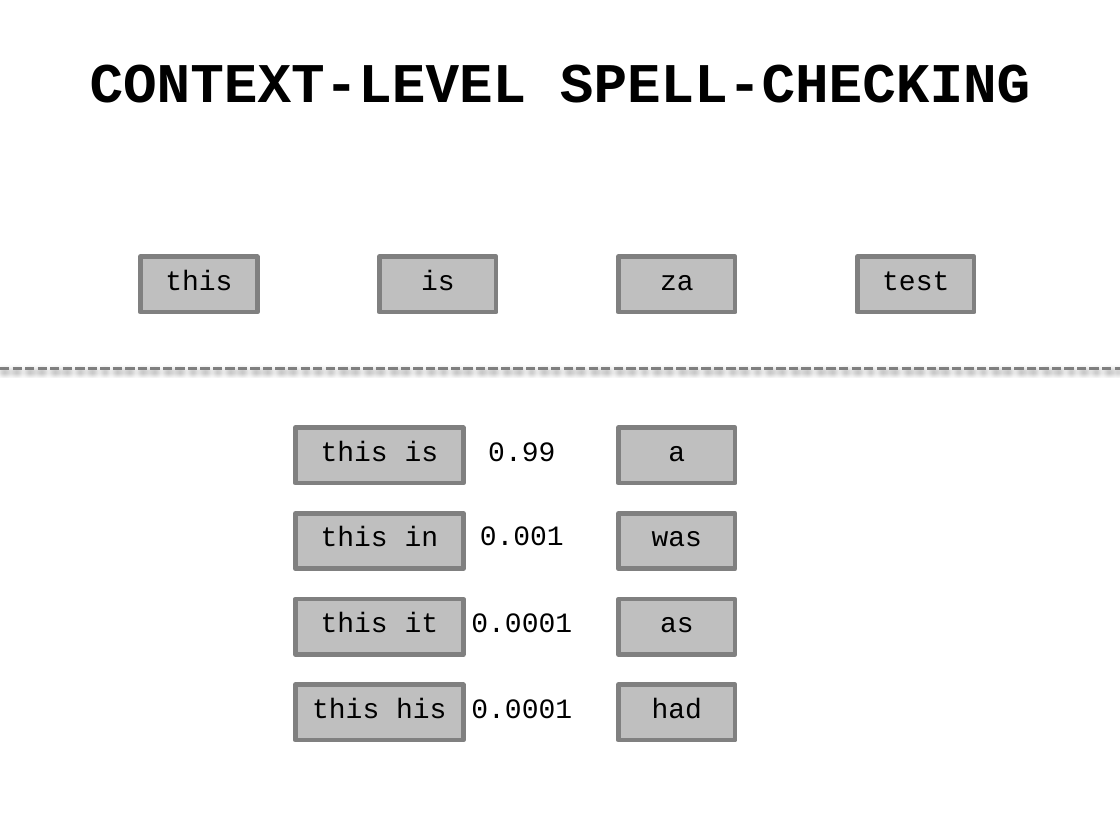
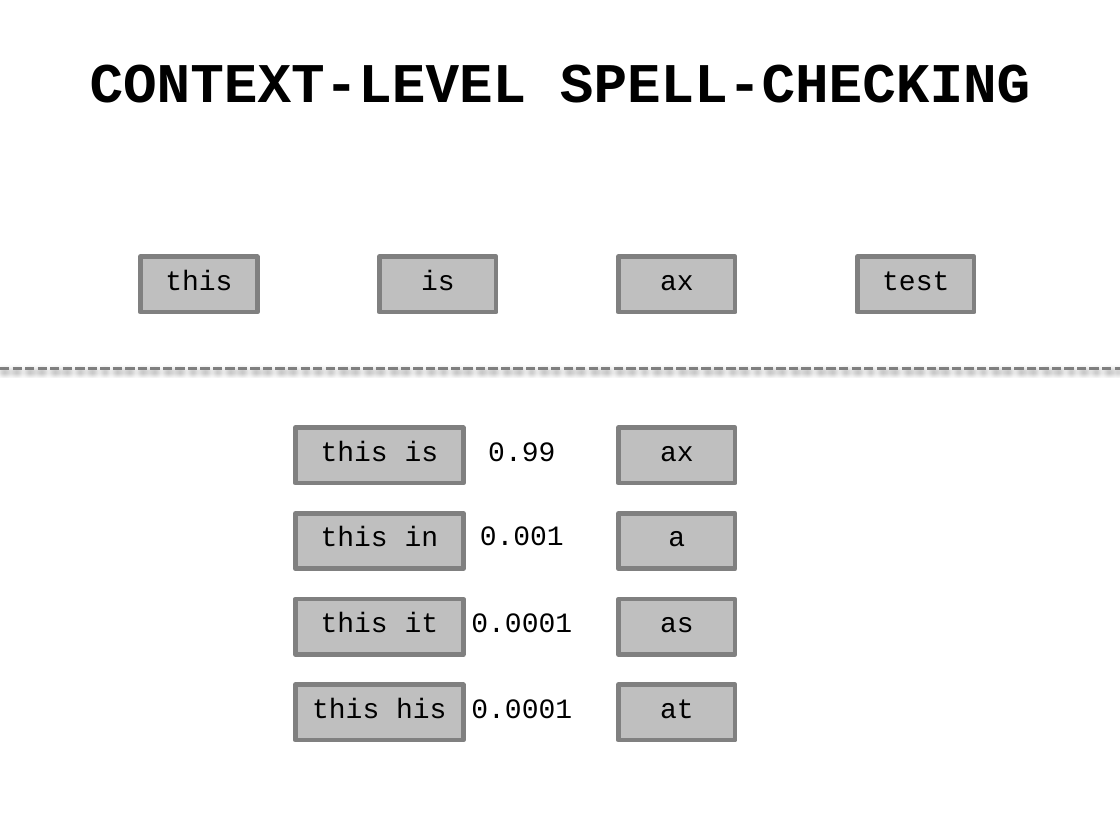
Before and after one commit to andy-wagner/spark-n-spell, a slide deck: slide 32 of gioia/screencast/screencast.pptx (slide 21 before the commit). Drawn at 1120x840 pixels with LibreOffice and Linux fonts; fonts in the diff are those of the drawing. Boxes give left, top, right and bottom in pixels: in the first picture for what was removed or moved away, otherwise in the second. Text is boxed around its words. In the diff, an @@ line names an element or a change of style, - is before the commit and + after.

```diff
--- a/gioia/screencast/screencast.pptx
+++ b/gioia/screencast/screencast.pptx
@@ text in rectangle at [660,275,694,291]: text changed @@
-za
+ax
@@ rectangle added at [618,428,735,483], fill #BFBFBF, outline #808080 3 pt, 18 pt, text #000000 @@
+ax
@@ rectangle "a": place and size @@
-rectangle "a" at [618,428,735,483]
+rectangle "a" at [618,513,735,568]
@@ rectangle removed at [618,513,735,568] @@
-was
@@ text in rectangle at [660,699,694,719]: text changed @@
-had
+at
```
Also in this commit, not shown: 39 other slides changed, 13 slides added, 2 slides removed, 11 other files.
